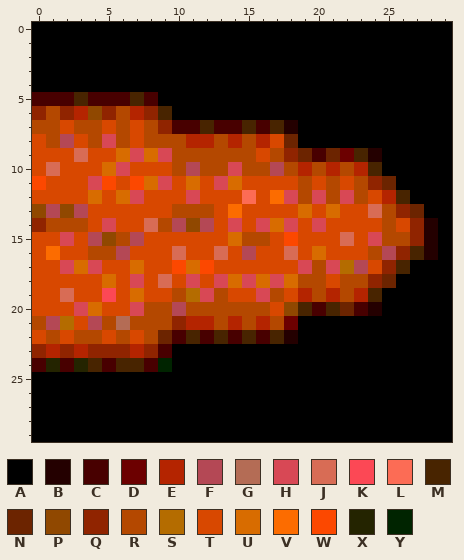
Pixel-art sprite: resources/tail_left.png. Above: the version before the commit.
The file is 30x30 pixels.
Palette (. is transparent): A #000000  B #240000  C #480000  D #6c0000  E #b42400  F #b44855  G #b46c55  H #d84855  J #d86c55  K #fc4855  L #fc6c55  M #482400  N #6c2400  P #904800  Q #902400  R #b44800  S #b46c00  T #d84800  U #d86c00  V #fc6c00  W #fc4800  X #242400  Y #002400
Pixels before, first column x 0:
 0 AAAAAAAAAAAAAAAAAAAAAAAAAAAAAA
 1 AAAAAAAAAAAAAAAAAAAAAAAAAAAAAA
 2 AAAAAAAAAAAAAAAAAAAAAAAAAAAAAA
 3 AAAAAAAAAAAAAAAAAAAAAAAAAAAAAA
 4 AAAAAAAAAAAAAAAAAAAAAAAAAAAAAA
 5 CCCMCCCMCAAAAAAAAAAAAAAAAAAAAA
 6 QRQEPQREQMAAAAAAAAAAAAAAAAAAAA
 7 RRTRRTRTRQCCMCCMCMBAAAAAAAAAAA
 8 TRFTRHRTRRREERERETNAAAAAAAAAAA
 9 TTTJTTUHUHRRRRRRTRQNCNDMBAAAAA
10 TJTTTUHTTTRFRRHRRFREREREMAAAAA
11 WTTTHWTWUHTUTHUTTTTRTRTRQNAAAA
12 TTTTUTUHTTTHTTTLTVHRHRHRTEMAAA
13 PFPFTTTTTTRRRTVTTTTUTUTTJRQNAA
14 QRRRTHTTJRFPFTHTHUHTHTTTTRTQBA
15 TTHTFPRFTTTTTTURRTWTTTJTHRRQBA
16 TVTTRRFTTTJTTJTFTTJTUTTTRFQMBA
17 TTHUHTTUTTWUWTTTTTTHRHSFTQMAAA
18 TTTTTUTHTJTHTHUHUHURRTRRQNAAAA
19 TTJTTKTUTTRSHRTTHRTEREREMAAAAA
20 TTTHUTTHRRFRRRRRRTPMCMNCBAAAAA
21 RFSTFRGRRRQEERERERDAAAAAAAAAAA
22 TRTRRTRTRNCMCMCMCMBAAAAAAAAAAA
23 QEQEQQQEQCAAAAAAAAAAAAAAAAAAAA
24 CXCXMCMMCYAAAAAAAAAAAAAAAAAAAA
25 AAAAAAAAAAAAAAAAAAAAAAAAAAAAAA
26 AAAAAAAAAAAAAAAAAAAAAAAAAAAAAA
27 AAAAAAAAAAAAAAAAAAAAAAAAAAAAAA
28 AAAAAAAAAAAAAAAAAAAAAAAAAAAAAA
29 AAAAAAAAAAAAAAAAAAAAAAAAAAAAAA
The result:
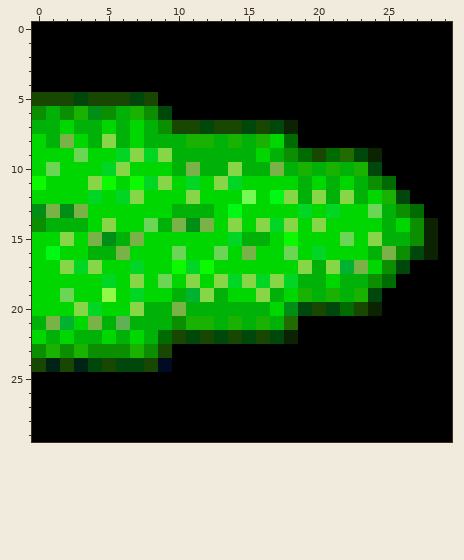
What changed:
colour B: #240000 -> #0b2300
colour C: #480000 -> #174700
colour D: #6c0000 -> #236b00
colour E: #b42400 -> #1ab200
colour F: #b44855 -> #79b247
colour G: #b46c55 -> #5eb255
colour H: #d84855 -> #86d648
colour J: #d86c55 -> #6bd655
colour K: #fc4855 -> #92f948
colour L: #fc6c55 -> #75f954
colour M: #482400 -> #00470b
colour N: #6c2400 -> #006b00
colour P: #904800 -> #008e17
colour Q: #902400 -> #0b8e00
colour R: #b44800 -> #00b208
colour S: #b46c00 -> #00b22f
colour T: #d84800 -> #00d600
colour U: #d86c00 -> #00d623
colour V: #fc6c00 -> #00f914
colour W: #fc4800 -> #0cf900
colour X: #242400 -> #002317
colour Y: #002400 -> #000b23
Boxes around the changes in both pictures, in picture pixels (x1, y1, x2, y2):
changed: (32, 92, 438, 372)
